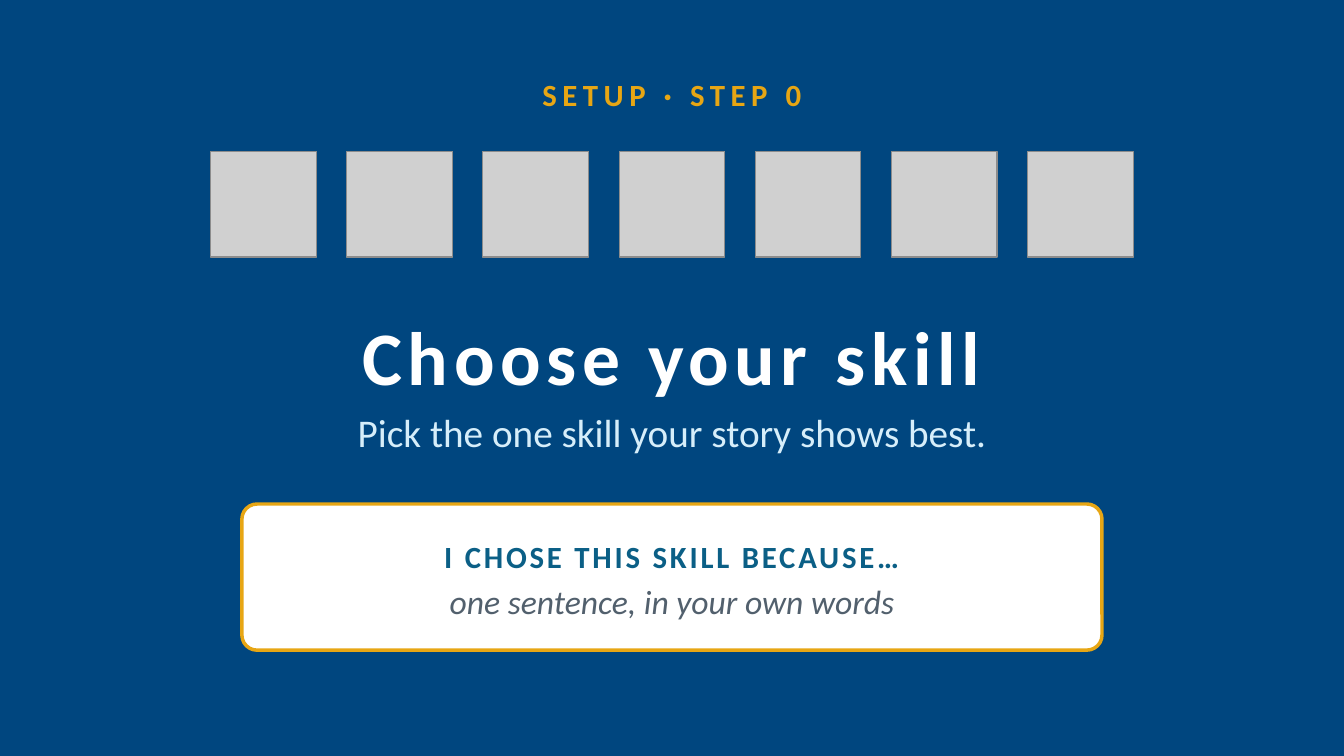
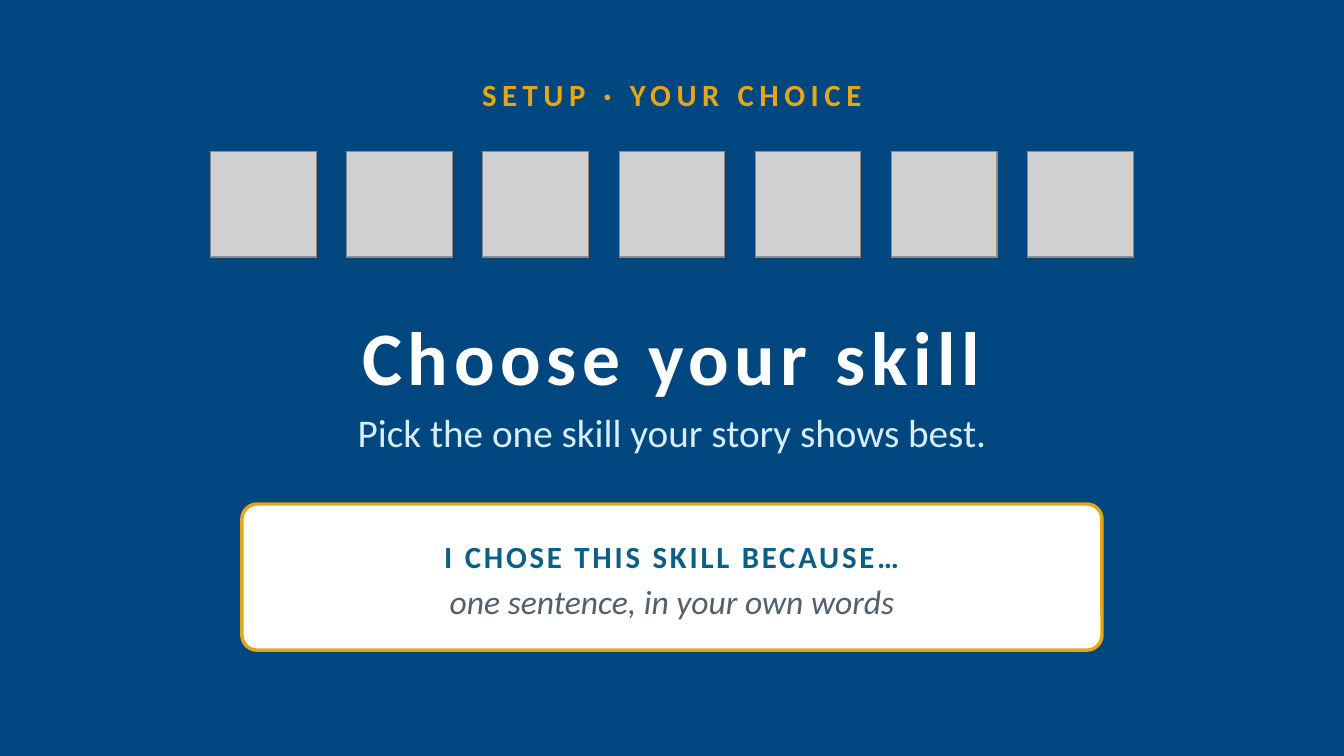
Before and after one commit to octc-instructional-design/FYE100-pathfinder-guidebook, a slide deck: slide 3 of downloads/slides/FYE100-My-STARt-Story-Slides.pptx (slide 2 before the commit). Drawn at 1344x756 pixels with LibreOffice and Linux fonts; fonts in the diff are those of the drawing; grey boxes stand for pictures. Boxes give left, top, right and bottom in pixels: in the first picture for what was removed or moved away, otherwise in the second. Text is boxed around its words. In the diff, an @@ line names an element or a change of style, - is before the commit and + after.

```diff
--- a/downloads/slides/FYE100-My-STARt-Story-Slides.pptx
+++ b/downloads/slides/FYE100-My-STARt-Story-Slides.pptx
@@ text at (482,86,862,107): text changed @@
-SETUP · STEP 0
+SETUP · YOUR CHOICE
```
Also in this commit, not shown: 1 slide added, 1 other file.
